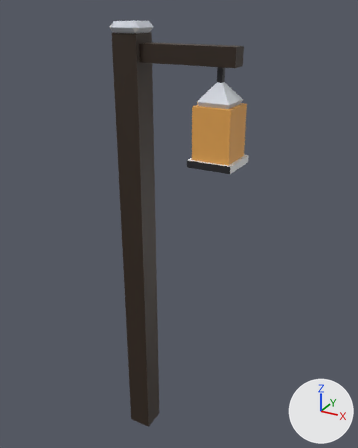
Two versions of the glTF model world/human_realm/village/assets/village_lantern_post.glb, one commit apart.
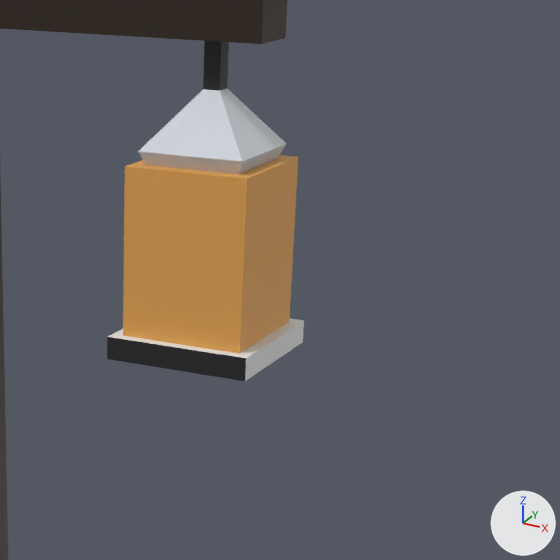
Each version is shown whole from a 50 mm camera at (1.656, -2.465, 2.935) aimed at (0.25, 0.091, 1.657), then close up on the part from 43% to 92% of the width and 12% to 51% of the height. Arrows for +X, +Y and +Z are at lower right; the lights stay in place. The older version's two pictures come first. Vertices at exactly the same position are counted once.

The first close-up shows 'village_lantern_post'.
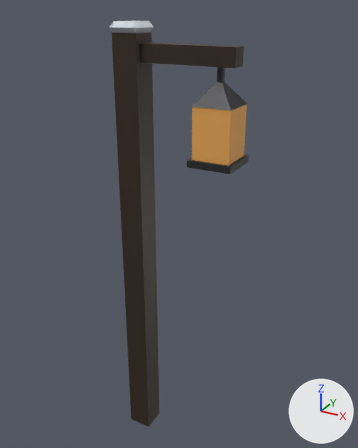
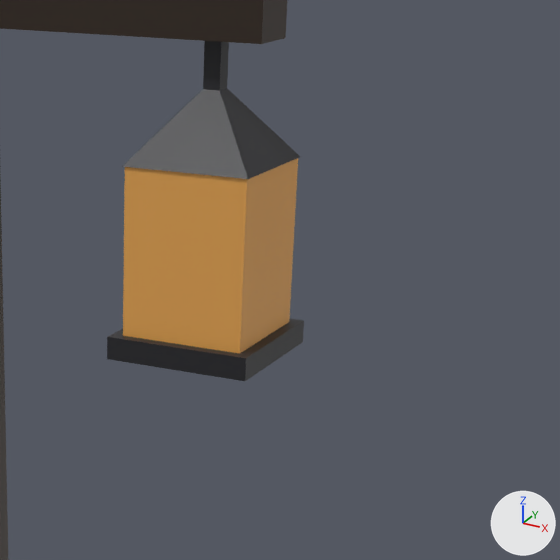
Patch to the scene script:
```diff
--- a/world/human_realm/village/assets/village_lantern_post.glb.py
+++ b/world/human_realm/village/assets/village_lantern_post.glb.py
@@ me_village_lantern_post @@
 # used by ob_village_lantern_post; location = (0.0, 0.0, 0.0)
-me_village_lantern_post.from_pydata(...)  # 68 vertices, 108 faces; spans x -0.1..0.68, y -0.13..0.13, z 0.0..2.86
+me_village_lantern_post.from_pydata(...)  # 64 vertices, 100 faces; spans x -0.1..0.68, y -0.13..0.13, z 0.0..2.86
+# me_village_lantern_post part 1
+# 8 vertices are removed from x 0.46..0.64, y -0.09..0.09, z 2.45..2.47
+# 18 faces are deleted
+# 4 vertices are added at (0.44, 0.11, 2.45), (0.66, 0.11, 2.45), (0.66, -0.11, 2.45), (0.44, -0.11, 2.45)
+# 10 new faces join them
+# me_village_lantern_post part 2: 29 kept faces spanning x -0.1..0.68, y -0.13..0.13, z 2.12..2.86 get new vertex colours; the middle colour goes from white #eff4fe to white #e3e8f2
 me_village_lantern_post.materials.append(mat_village)
```

Boxes [x1, y1, x2, y2] around the edits, measured in the close-ups (560 x 560 px):
part 1 of me_village_lantern_post, built on
    before: [138, 89, 286, 174]
    after: [122, 89, 300, 179]
part 2 of me_village_lantern_post, recoloured (darker)
    both: [108, 319, 304, 381]
